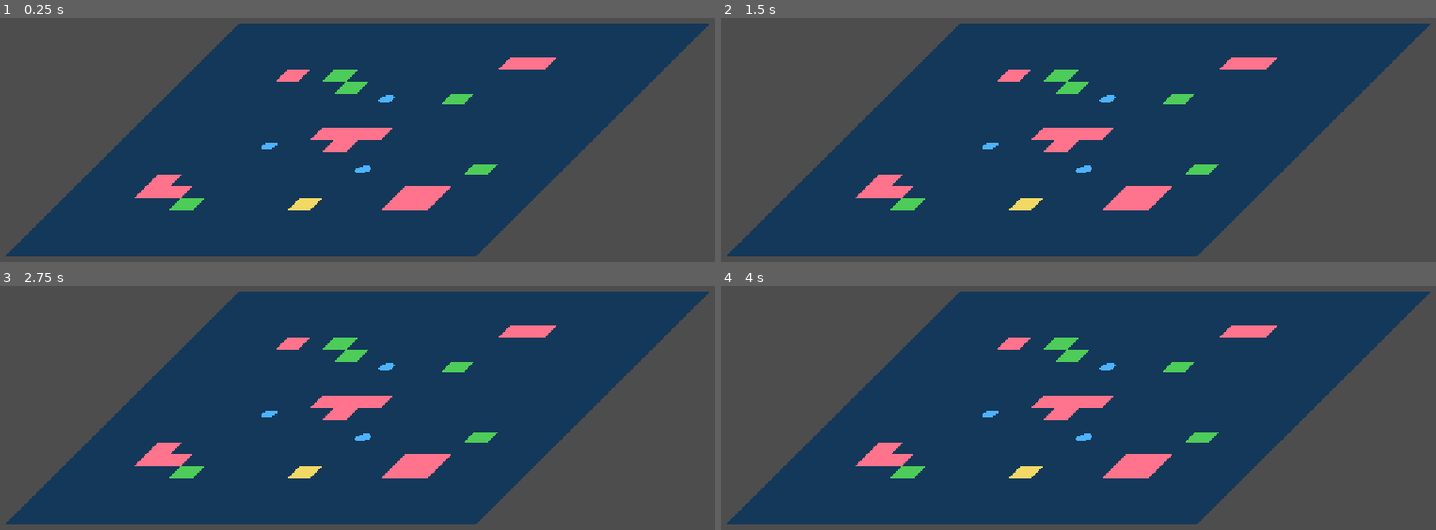
Above: before the commit, frames 1-4 (two rows, left to right).
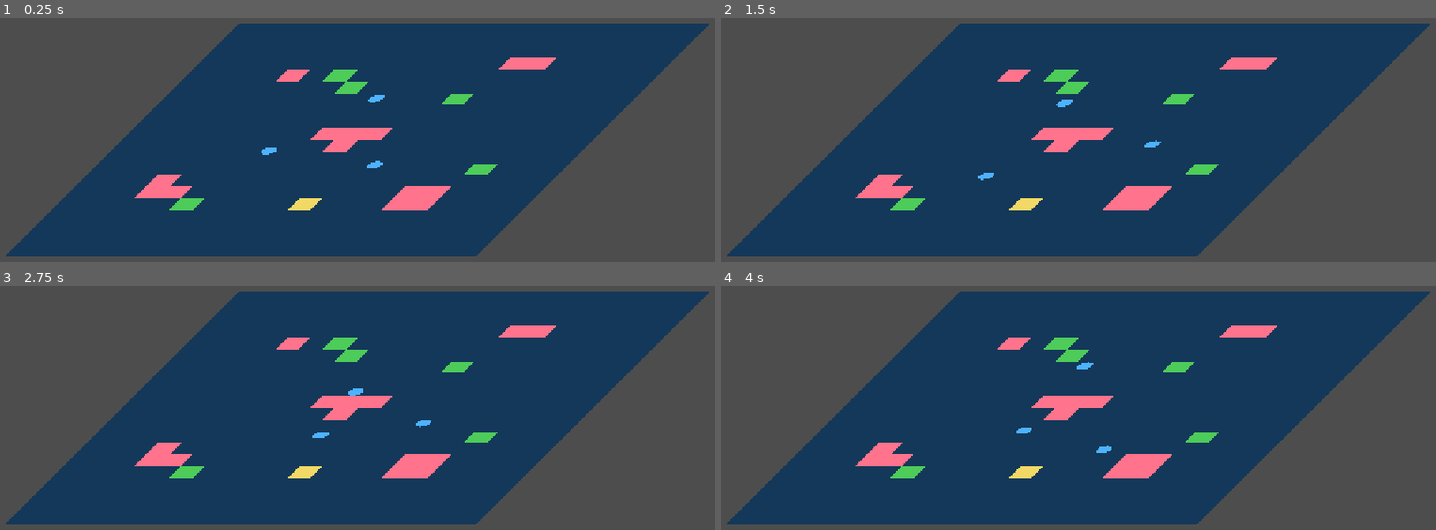
Above: after the commit, the same moments.

Repository: TakFog/rgj2026
Game: Godot game, scene res://main/main.tscn
The game is run twice, just before and just after one commit, with the same random seed, the same clock (stepped at 60 frames per second) and the same inputs.
Inputs (mouse positions are in pixels of both pictures, inside the frame that each line leads up to):
- Up to frame 1 (0.25 s): no input
- Up to frame 2 (1.5 s): move the mouse to (1242, 118) at 0.52 s; click (1242, 118) at 0.6 s; move the mouse to (928, 161) at 1.27 s; click (928, 161) at 1.35 s
- Up to frame 3 (2.75 s): tap Enter at 2 s; move the mouse to (436, 315) at 2.02 s; click (436, 315) at 2.1 s
- Up to frame 4 (4 s): move the mouse to (1042, 493) at 2.77 s; click (1042, 493) at 2.85 s; move the mouse to (1307, 471) at 3.52 s; click (1307, 471) at 3.6 s

The runs differ from the first frame. In frame 1, 0.3% of the frame differs, in the area x 36-56%, y 31-64%; in frame 2, 0.3%; in frame 3, 0.3%, in the area x 36-61%, y 31-64%; in frame 4, 0.3%.

Commit message:
Drive fish with brain and wander steering, add fish visual

Diff:
--- a/entities/fish/fish.gd
+++ b/entities/fish/fish.gd
@@ -1,11 +1,25 @@
 class_name Fish
 extends CharacterBody2D
-## Fish: free-moving actor (GDD §5.4). Stub until Dev B's fish plan.
-## CONTRACT (used by Dev A nest, Dev B threats): setup(), is_adult(), destroy().
+## Fish (GDD §5.4): wanders, obeys orders, eats algae, fertilizes nests, starves.
+## Rules live in FishBrain; this node moves, senses and draws.
+## CONTRACT (used by Dev A nest, Dev B threats): setup(), is_adult(), destroy(),
+## signal destroyed. Added for the commander: order(), selected.
 
 signal destroyed
 
+## Distance (world units) at which an order destination counts as reached.
+const ARRIVE_DISTANCE := 2.0
+
 var adult := true
+var brain: FishBrain
+var selected := false:
+	set(value):
+		selected = value
+		if _visual != null:
+			_visual.selected = value
+
+var _wander: WanderSteering
+var _visual: FishVisual
 
 
 func setup(world_position: Vector2, p_adult: bool) -> void:
@@ -16,22 +30,125 @@
 func _ready() -> void:
 	collision_layer = Layers.FISH
 	collision_mask = Layers.WALL | Layers.CORAL | Layers.ALGAE
+	motion_mode = CharacterBody2D.MOTION_MODE_FLOATING
 	add_to_group(Groups.FISH)
 	var circle := CircleShape2D.new()
 	circle.radius = Game.actors.fish_radius
 	var shape := CollisionShape2D.new()
 	shape.shape = circle
 	add_child(shape)
-	ViewFollower.attach(self, PlaceholderShape.circle(position, Game.actors.fish_radius, Color(0.3, 0.7, 1.0)))
+
+	brain = FishBrain.new(Game.actors, adult)
+	brain.starved.connect(destroy)
+	brain.matured.connect(_on_matured)
+	brain.eat_finished.connect(_on_eat_finished)
+	brain.fertilize_finished.connect(_on_fertilize_finished)
+
+	var rng := RandomNumberGenerator.new()
+	rng.randomize()
+	_wander = WanderSteering.new(rng, Game.actors.fish_wander_min_seconds, Game.actors.fish_wander_max_seconds)
+
+	_visual = FishVisual.new()
+	_visual.radius_world = Game.actors.fish_radius
+	_visual.hunger_threshold = Game.actors.hunger_bar_threshold
+	_visual.adult = adult
+	ViewFollower.attach(self, _visual)
+
+
+func _physics_process(delta: float) -> void:
+	brain.tick(delta)
+	if brain.dead:
+		return
+	_check_targets_still_exist()
+	match brain.state:
+		FishBrain.State.WANDER:
+			_move(_wander.tick(delta), _speed() * delta)
+		FishBrain.State.ORDERED:
+			var to_target := brain.target - global_position
+			if to_target.length() <= ARRIVE_DISTANCE:
+				brain.arrived(_empty_nest_under())
+			else:
+				_move(to_target.normalized(), minf(_speed() * delta, to_target.length()))
+	_visual.hunger_ratio = brain.hunger_ratio()
 
 
 func is_adult() -> bool:
-	return adult
+	return brain.is_adult() if brain != null else adult
+
+
+## Player order (from FishCommander): swim straight to `destination` (world units).
+func order(destination: Vector2) -> void:
+	brain.order(destination)
 
 
 func destroy() -> void:
 	if is_queued_for_deletion():
 		return
+	selected = false
 	remove_from_group(Groups.FISH)
 	destroyed.emit()
 	queue_free()
+
+
+## Speed slows down with temperature (GDD §6, contract #1).
+func _speed() -> float:
+	return Game.actors.fish_speed * Game.by_temperature(1.0, Game.actors.fish_speed_hot_factor)
+
+
+func _move(direction: Vector2, distance: float) -> void:
+	var collision := move_and_collide(direction * distance)
+	if collision == null:
+		return
+	var collider := collision.get_collider()
+	if brain.state == FishBrain.State.ORDERED:
+		if collider is Node and (collider as Node).is_in_group(Groups.ALGAE):
+			brain.blocked_by_algae(collider)
+		else:
+			brain.blocked_by_other()
+	else:
+		_wander.on_blocked(collision.get_normal())
+
+
+## Contract #4: the empty nest under the fish, or null.
+func _empty_nest_under() -> Nest:
+	var query := PhysicsPointQueryParameters2D.new()
+	query.position = global_position
+	query.collision_mask = Layers.NEST
+	query.collide_with_areas = true
+	query.collide_with_bodies = false
+	for hit in get_world_2d().direct_space_state.intersect_point(query, 4):
+		var nest := hit["collider"] as Nest
+		if nest != null and nest.is_empty():
+			return nest
+	return null
+
+
+func _check_targets_still_exist() -> void:
+	if brain.state == FishBrain.State.EATING and not _alive_in(brain.food, Groups.ALGAE):
+		brain.food_lost()
+	elif brain.state == FishBrain.State.FERTILIZING:
+		if not _alive_in(brain.nest, Groups.NESTS) or not (brain.nest as Nest).is_empty():
+			brain.nest_lost()
+
+
+func _on_matured() -> void:
+	adult = true
+	_visual.adult = true
+
+
+## Contract #7: the eaten algae disappears.
+func _on_eat_finished(algae: Object) -> void:
+	if _alive_in(algae, Groups.ALGAE):
+		(algae as Algae).destroy()
+
+
+## Contract #4: the nest receives the eggs if it is still there and empty.
+func _on_fertilize_finished(nest: Object) -> void:
+	if _alive_in(nest, Groups.NESTS) and (nest as Nest).is_empty():
+		(nest as Nest).fertilize()
+
+
+## True if `entity` still exists and still belongs to `group` (destroy() leaves
+## the group immediately, even when the node is freed later).
+static func _alive_in(entity: Object, group: StringName) -> bool:
+	return is_instance_valid(entity) and (entity as Node).is_in_group(group)
--- /dev/null
+++ b/entities/fish/fish_visual.gd
@@ -0,0 +1,54 @@
+class_name FishVisual
+extends Node2D
+## Placeholder fish drawing in screen space (until real art lands):
+## projected body ellipse, selection ring, hunger bar.
+
+const BODY_COLOR := Color(0.3, 0.7, 1.0)
+const RING_COLOR := Color(1.0, 1.0, 1.0, 0.9)
+const BAR_BACK := Color(0.0, 0.0, 0.0, 0.6)
+const BAR_FILL := Color(0.95, 0.3, 0.2)
+const BAR_SIZE := Vector2(24.0, 4.0)
+const JUVENILE_SCALE := 0.6
+const RING_GAP := 4.0
+const SEGMENTS := 16
+
+var radius_world := 10.0
+var hunger_threshold := 0.5
+var adult := true:
+	set(value):
+		adult = value
+		queue_redraw()
+var selected := false:
+	set(value):
+		selected = value
+		queue_redraw()
+var hunger_ratio := 0.0:
+	set(value):
+		if not is_equal_approx(value, hunger_ratio):
+			hunger_ratio = value
+			queue_redraw()
+
+
+func _draw() -> void:
+	var radius := radius_world * (1.0 if adult else JUVENILE_SCALE)
+	var body := _ellipse(radius)
+	if selected:
+		var ring := _ellipse(radius + RING_GAP)
+		ring.append(ring[0])
+		draw_polyline(ring, RING_COLOR, 2.0)
+	draw_colored_polygon(body, BODY_COLOR)
+	if hunger_ratio > hunger_threshold:
+		var top := 0.0
+		for point in body:
+			top = minf(top, point.y)
+		var back := Rect2(Vector2(-BAR_SIZE.x * 0.5, top - 8.0), BAR_SIZE)
+		draw_rect(back, BAR_BACK)
+		draw_rect(Rect2(back.position, Vector2(BAR_SIZE.x * hunger_ratio, BAR_SIZE.y)), BAR_FILL)
+
+
+## A world-space circle of `radius` around the fish, projected to screen space.
+func _ellipse(radius: float) -> PackedVector2Array:
+	var points := PackedVector2Array()
+	for i in SEGMENTS:
+		points.append(Vector2.from_angle(TAU * i / SEGMENTS) * radius)
+	return Game.projection.project_polygon(points, Vector2.ZERO)
Not shown, added: entities/fish/fish_visual.gd.uid
